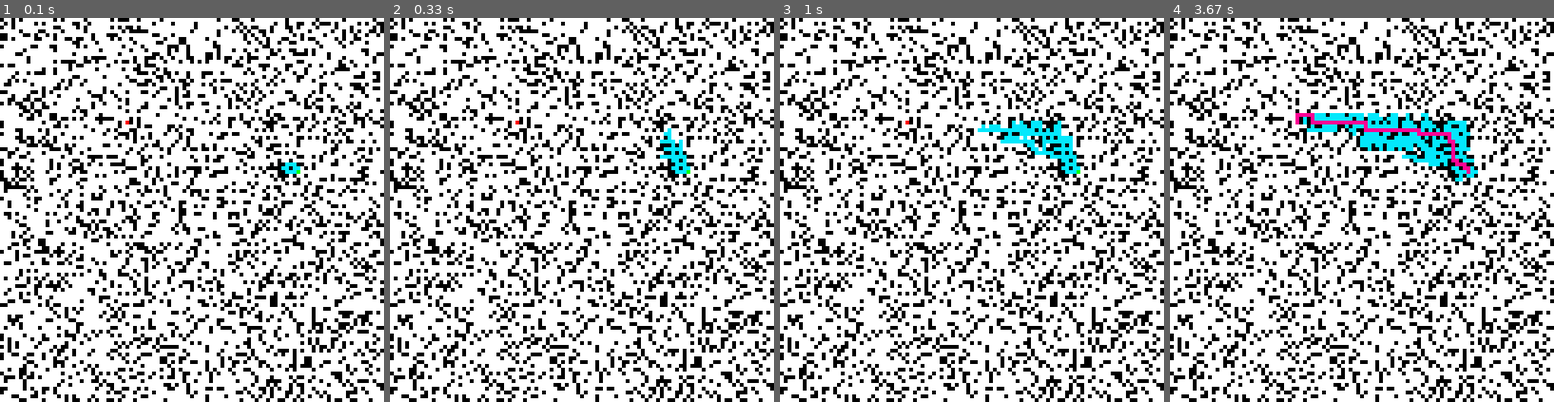
Above: before the commit, frames 1-4 (left to right).
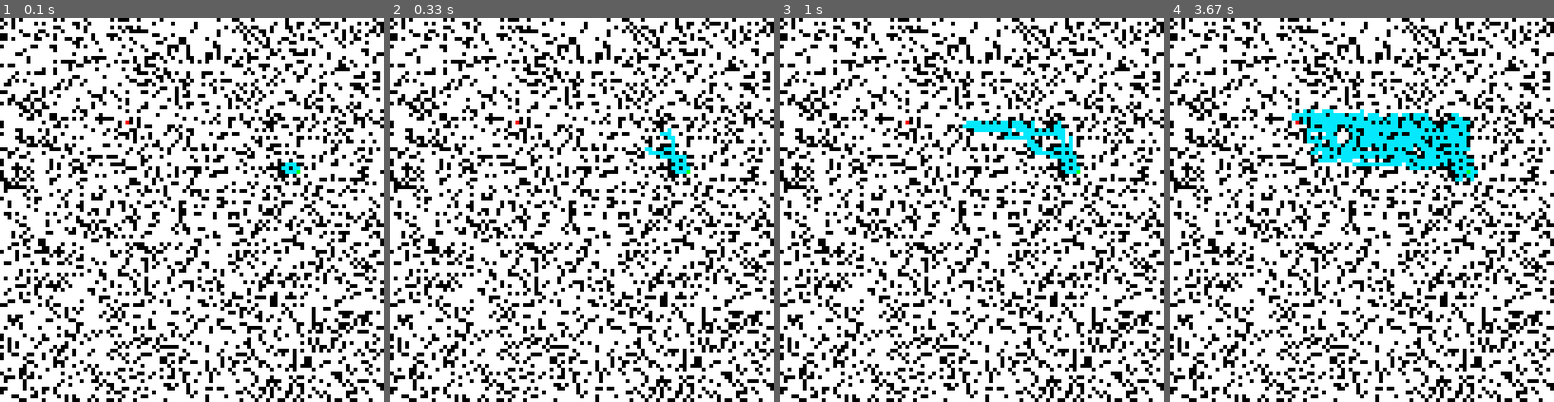
Above: after the commit, the same moments.

Repository: zain-sayed/IntroToAI
Game: pygame game, started from pygameBase.py
Two runs of this game, one before a commit and one after it. Both use one fixed random seed, a clock stepped at 60 frames per second and the inputs below.
Inputs:
- Up to frame 1 (0.1 s): no input
- Up to frame 2 (0.33 s): no input
- Up to frame 3 (1 s): no input
- Up to frame 4 (3.67 s): no input

Frame 1 is identical in both runs. In frame 2, 0.2% of the frame differs, in the area x 66-77%, y 29-36%; in frame 3, 0.5%; in frame 4, 1.9%, in the area x 31-80%, y 23-43%.

Commit message:
comments

Diff:
--- a/openList.py
+++ b/openList.py
@@ -19,15 +19,15 @@
         current = globalvars.openlist[k]
         parent = globalvars.openlist[p]
 
-        # g value check, take the smaller one
-        if current.f == parent.f:
-            if current.g < parent.g:
-                # swap the current and parent
-                temp = globalvars.openlist[p]
-                globalvars.openlist[p] = globalvars.openlist[k]
-                globalvars.openlist[k] = temp
-                # move p to next level
-                k = p
+        # # g value check, take the smaller one
+        # if current.f == parent.f:
+        #     if current.g < parent.g:
+        #         # swap the current and parent
+        #         temp = globalvars.openlist[p]
+        #         globalvars.openlist[p] = globalvars.openlist[k]
+        #         globalvars.openlist[k] = temp
+        #         # move p to next level
+        #         k = p
 
         # if the current is less than the parent, switch them as we bubble up
         if current.f < parent.f:
@@ -103,16 +103,49 @@
 '''
 def main():
     # insert 3 elements
-    n1 = Treenode(3, None, (0,0))
-    n2 = Treenode(5, None, (0,1))
-    n3 = Treenode(9, None, (0,2))
-    n4 = Treenode(6, None, (0, 0))
-    n5 = Treenode(8, None, (0, 1))
-    n6 = Treenode(20, None, (0, 2))
-    n7 = Treenode(10, None, (0, 0))
-    n8 = Treenode(12, None, (0, 1))
-    n9 = Treenode(18, None, (0, 2))
-    n10 = Treenode(9, None, (0, 2))
+    n1 = Treenode(41, 2, 2, None, (0,0))
+    n2 = Treenode(43, 3, 3, None, (0,1))
+    n3 = Treenode(43, 3, 4, None, (0,2))
+    n4 = Treenode(43, 2, 5, None, (0, 0))
+    n5 = Treenode(43, 3, 7,None, (0, 1))
+    n6 = Treenode(43, 7, 0, None, (0, 2))
+    n7 = Treenode(43, 8, 0, None, (0, 0))
+    n8 = Treenode(43, 0, 0, None, (0, 1))
+    n9 = Treenode(43, 0, 0, None, (0, 2))
+    n10 = Treenode(43, 0, 0, None, (0, 2))
+
+    # n11 = Treenode(43, 0, 0, None, (0, 0))
+    # n12 = Treenode(43, 0, 0, None, (0, 1))
+    #
+    # n13 = Treenode(41, 0, 0, None, (0, 2))
+    # n14 = Treenode(43, 0, 0, None, (0, 0))
+    # n15 = Treenode(43, 0, 0, None, (0, 1))
+    # n16 = Treenode(43, 0, 0, None, (0, 2))
+    # n17 = Treenode(43, 0, 0, None, (0, 0))
+    # n18 = Treenode(43, 0, 0, None, (0, 1))
+    #
+    # n19 = Treenode(41, 0, 0, None, (0, 2))
+    # n20 = Treenode(41, 0, 0, None, (0, 2))
+    n21 = Treenode(41, 0, 0, None, (0, 0))
+    #
+    n22 = Treenode(3, 0, 0, None, (0, 1))
+    n23 = Treenode(2, 0, 0, None, (0, 2))
+    n24 = Treenode(42, 0, 0, None, (0, 0))
+    n25 = Treenode(100, 0, 0, None, (0, 1))
+    # n26 = Treenode(43, 0, 0, None, (0, 2))
+    # n27 = Treenode(43, 0, 0, None, (0, 0))
+    # n28 = Treenode(43, 0, 0, None, (0, 1))
+    # n29 = Treenode(43, 0, 0, None, (0, 2))
+    # n30 = Treenode(43, 0, 0, None, (0, 2))
+    # n31 = Treenode(43, 0, 0, None, (0, 0))
+    # n32 = Treenode(43, 0, 0, None, (0, 1))
+    # n33 = Treenode(43, 0, 0, None, (0, 2))
+    # n34 = Treenode(43, 0, 0, None, (0, 0))
+    # n35 = Treenode(43, 0, 0, None, (0, 1))
+    # n36 = Treenode(43, 0, 0, None, (0, 2))
+
+
+
     insert(n1)
     insert(n2)
     insert(n3)
@@ -123,15 +156,93 @@
     insert(n8)
     insert(n9)
     insert(n10)
-
-    printList()
-    print('\n')
-
-    # delete element
-    deleted = pop()
-    deleted = pop()
+    #
+    # insert(n11)
+    # insert(n12)
+    # insert(n13)
+    # insert(n14)
+    # insert(n15)
+    # insert(n16)
+    # insert(n17)
+    # insert(n18)
+    # insert(n19)
+    # insert(n20)
+    #insert(n21)
+    # insert(n22)
+    # insert(n23)
+    # insert(n24)
+    # insert(n25)
+    # insert(n26)
+    # insert(n27)
+    # insert(n28)
+    # insert(n29)
+    # insert(n30)
+    # insert(n31)
+    # insert(n32)
+    # insert(n33)
+    # insert(n34)
+    # insert(n35)
+    # insert(n36)
+
+
+
+
+    printList()
+    print('\n')
+
+    # delete element
     deleted = pop()
     print ("deleted = " + str(deleted.f))
+    printList()
+
+    print('\n')
+    insert(n21)
+    printList()
+
+    print('\n')
+    # delete element
+    deleted = pop()
+    print("deleted = " + str(deleted.f))
+    printList()
+
+    print('\n')
+    insert(n22)
+    printList()
+
+    print('\n')
+    # delete element
+    deleted = pop()
+    print("deleted = " + str(deleted.f))
+    printList()
+
+    print('\n')
+    insert(n23)
+    printList()
+
+    print('\n')
+    # delete element
+    deleted = pop()
+    print("deleted = " + str(deleted.f))
+    printList()
+
+    print('\n')
+    insert(n24)
+    printList()
+
+    print('\n')
+    insert(n25)
+    printList()
+
+    print('\n')
+    # delete element
+    deleted = pop()
+    print("deleted = " + str(deleted.f))
+    printList()
+
+    print('\n')
+    # delete element
+    deleted = pop()
+    print("deleted = " + str(deleted.f))
     printList()
 
 
